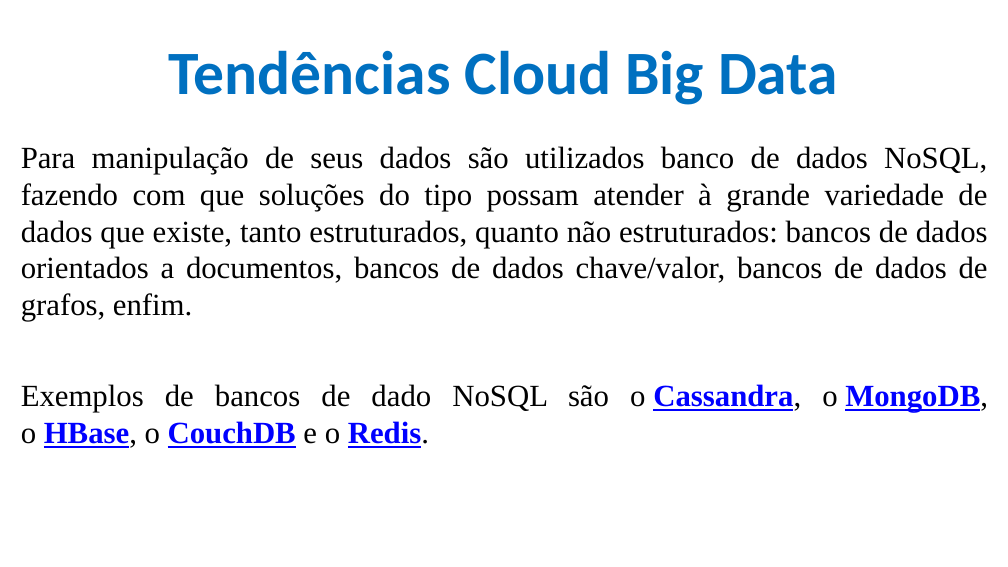
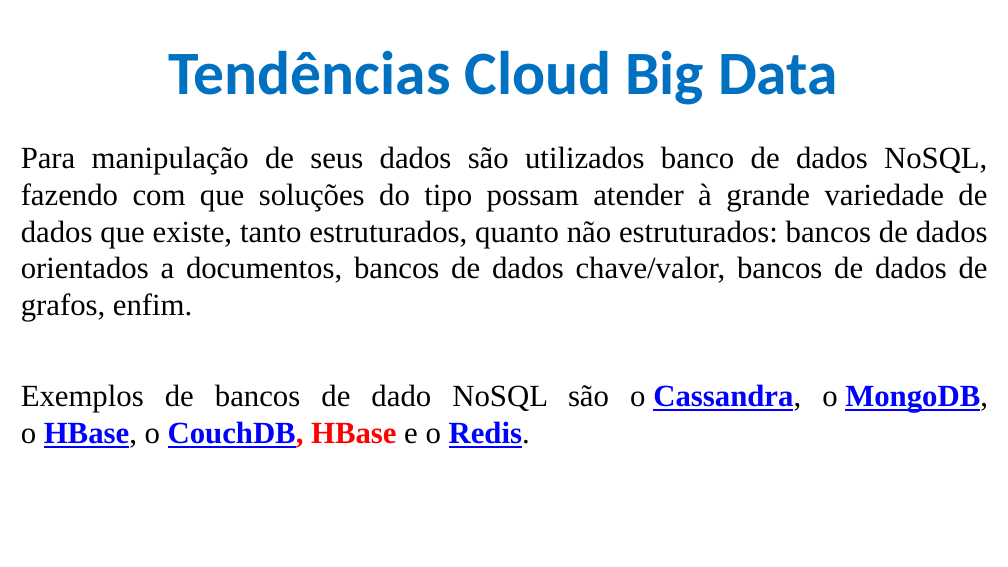
Before and after one commit to CloudEducationBrazil/WydenComputacaoNuvemWebServicesLinux, a slide deck: slide 54 of 01 Classes/Aula 01 - Computação em Nuvem e Web Services em Linux.pptx. Drawn at 1008x567 pixels with LibreOffice and Linux fonts; fonts in the diff are those of the drawing; background and template pictures are left out. Boxes give left, top, right and bottom in pixels: in the first picture for what was removed or moved away, otherwise in the second. Text is boxed around its words. In the diff, an @@ line names an element or a change of style, - is before the commit and + after.

Commit message:
Prática cloud computer

```diff
--- a/01 Classes/Aula 01 - Computação em Nuvem e Web Services em Linux.pptx
+++ b/01 Classes/Aula 01 - Computação em Nuvem e Web Services em Linux.pptx
@@ text at (21, 384, 988, 448): text changed @@
-Exemplos de bancos de dado NoSQL são o Cassandra, o MongoDB, o HBase, o CouchDB e o Redis.
+Exemplos de bancos de dado NoSQL são o Cassandra, o MongoDB, o HBase, o CouchDB, HBase e o Redis.
```
Also in this commit, not shown: 1 other slide changed, 2 other files.
